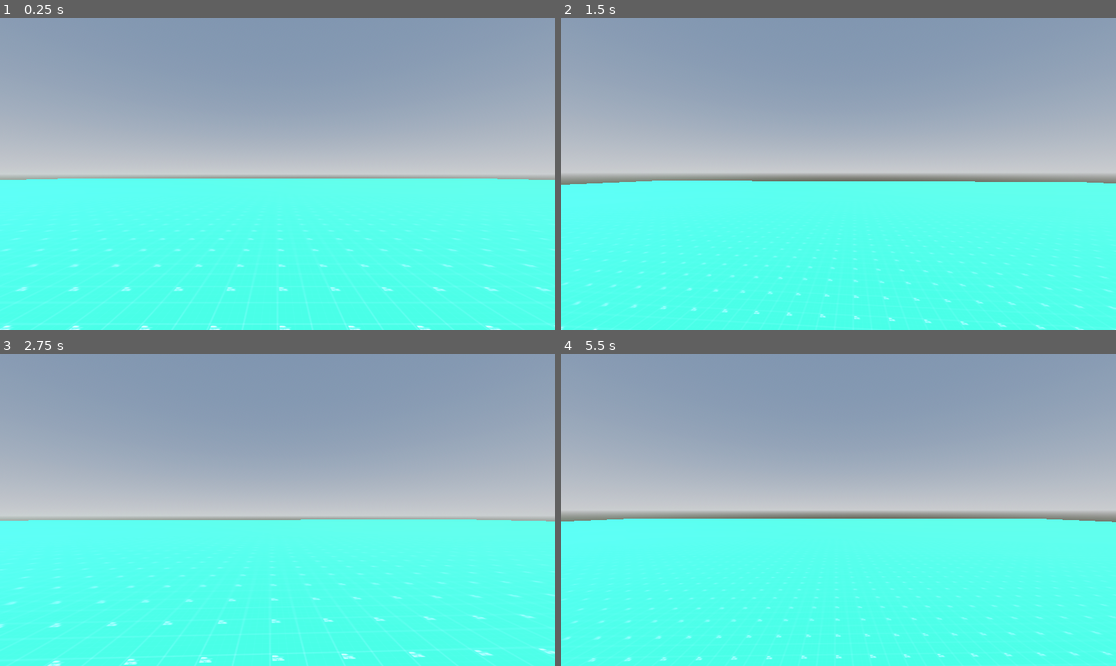
Above: before the commit, frames 1-4 (two rows, left to right).
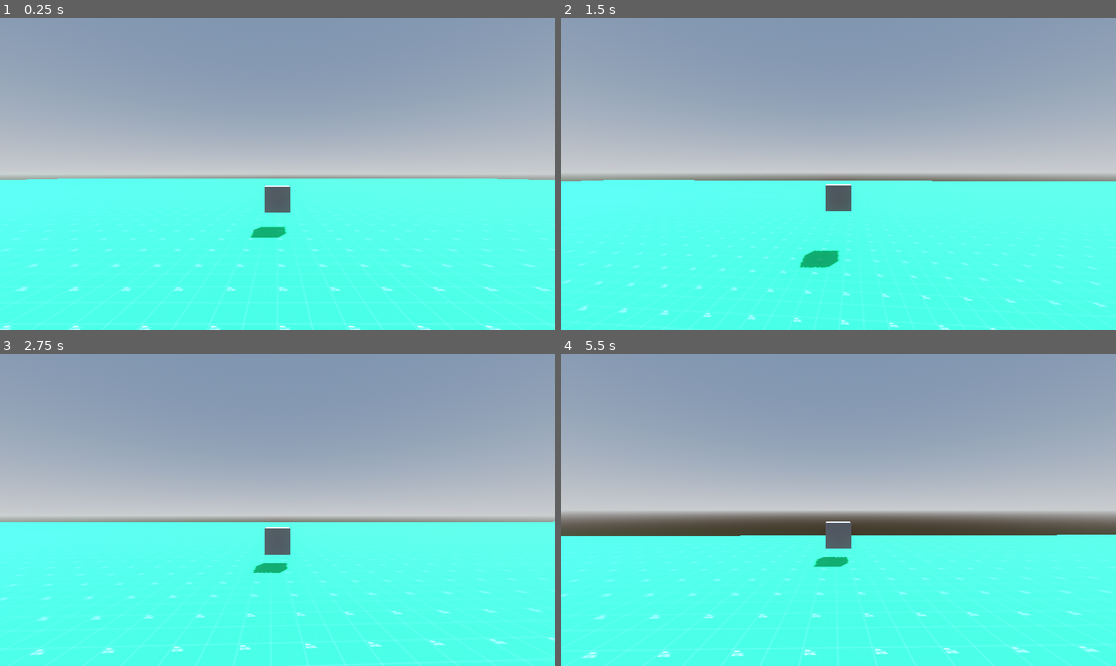
Above: after the commit, the same moments.

Repository: vivithequeen/sinandsteel
Game: Godot game, scene res://scenes/main/main.tscn
The game is run twice, just before and just after one commit, with the same random seed, the same clock (stepped at 60 frames per second) and the same inputs. Before the commit the project has no main scene; this scene is started directly in both runs.
Inputs (mouse positions are in pixels of both pictures, inside the frame that each line leads up to):
- Up to frame 1 (0.25 s): no input
- Up to frame 2 (1.5 s): tap Enter (ui_accept) at 0.5, 0.77 s; move the mouse to (866, 174) at 0.52 s; hold W (up, bound only after the commit) from 0.53 s (still down); tap Shift (shift, bound only after the commit) at 0.6, 1.35 s; move the mouse to (810, 174) at 1.27 s
- Up to frame 3 (2.75 s): keep holding W (up, bound only after the commit); tap Enter (ui_accept) at 1.52 s; move the mouse to (288, 503) at 2.02 s; tap Shift (shift, bound only after the commit) at 2.1 s
- Up to frame 4 (5.5 s): keep holding W (up, bound only after the commit); move the mouse to (832, 516) at 2.77 s; tap Shift (shift, bound only after the commit) every 0.75 s from 2.85 to 5.1 s; tap Enter (ui_accept) at 3.02, 3.77, 4.52 s; move the mouse to (877, 513) at 3.52 s; move the mouse to (794, 506) at 4.27 s; move the mouse to (844, 510) at 5.02 s

The runs differ from the first frame. In frame 1, 0.6% of the frame differs, in the area x 45-53%, y 53-71%; in frame 2, 2.2%; in frame 3, 2.7%; in frame 4, 7.0%, in the area x 0-100%, y 52-100%.

Commit message:
DASHING ALMOST WORKING

Diff:
--- a/player/player.gd
+++ b/player/player.gd
@@ -5,10 +5,11 @@
 const MAXSPEED = 8.0;
 const JUMP_VELOCITY = 7
 const LOOK_SENSE := 0.0025;
+var dashLocation : Vector3
+var isDashing : bool = false;
+var dashSpeed : float = 30
+@onready var camera : Camera3D = $Camera3D
 
-var isDashing : bool;
-
-@onready var camera : Camera3D = $Camera3D
 
 func _ready():
 	Input.set_mouse_mode(Input.MOUSE_MODE_CAPTURED)
@@ -33,13 +34,15 @@
 		velocity.x = move_toward(velocity.x, 0, SPEED)
 		velocity.z = move_toward(velocity.z, 0, SPEED)
 	if(isDashing):
-		if (velocity * Vector3(1,0,1) == Vector3.ZERO):
+		global_position = lerp(global_position,dashLocation,delta*dashSpeed)
+		if is_equal_approx(global_position.x, dashLocation.x) && is_equal_approx(global_position.z, dashLocation.z):
 			isDashing = false;
+
 	if(Input.is_action_just_pressed("shift")):
 		isDashing = true;
-		var tempImpuse : Vector2 = (input_dir.normalized()*100).rotated(-rotation.y);
-		velocity.x=tempImpuse.x;
-		velocity.z=tempImpuse.y;
+		dashLocation = $dashLocation.global_position
+
+
 	move_and_slide()
 
 
--- a/player/player.tscn
+++ b/player/player.tscn
@@ -1,12 +1,20 @@
-[gd_scene load_steps=3 format=3 uid="uid://bpscq30546s0b"]
+[gd_scene load_steps=4 format=3 uid="uid://bpscq30546s0b"]
 
 [ext_resource type="Script" uid="uid://bgrtle34v1pvj" path="res://player/player.gd" id="1_oul6g"]
+
+[sub_resource type="BoxMesh" id="BoxMesh_oul6g"]
 
 [sub_resource type="CapsuleShape3D" id="CapsuleShape3D_rkbax"]
 
 [node name="Player" type="CharacterBody3D"]
 script = ExtResource("1_oul6g")
 
+[node name="dashLocation" type="Node3D" parent="."]
+transform = Transform3D(1, 0, 0, 0, 1, 0, 0, 0, 1, 0, 0, -8.34281)
+
+[node name="MeshInstance3D" type="MeshInstance3D" parent="dashLocation"]
+mesh = SubResource("BoxMesh_oul6g")
+
 [node name="CollisionShape3D" type="CollisionShape3D" parent="."]
 shape = SubResource("CapsuleShape3D_rkbax")
 
--- a/project.godot
+++ b/project.godot
@@ -11,5 +11,34 @@
 [application]
 
 config/name="sinandsteel"
+run/main_scene="uid://b8bf5o2tt487b"
 config/features=PackedStringArray("4.4", "Forward Plus")
 config/icon="res://icon.svg"
+
+[input]
+
+left={
+"deadzone": 0.2,
+"events": [Object(InputEventKey,"resource_local_to_scene":false,"resource_name":"","device":-1,"window_id":0,"alt_pressed":false,"shift_pressed":false,"ctrl_pressed":false,"meta_pressed":false,"pressed":false,"keycode":0,"physical_keycode":65,"key_label":0,"unicode":97,"location":0,"echo":false,"script":null)
+]
+}
+right={
+"deadzone": 0.2,
+"events": [Object(InputEventKey,"resource_local_to_scene":false,"resource_name":"","device":-1,"window_id":0,"alt_pressed":false,"shift_pressed":false,"ctrl_pressed":false,"meta_pressed":false,"pressed":false,"keycode":0,"physical_keycode":68,"key_label":0,"unicode":100,"location":0,"echo":false,"script":null)
+]
+}
+up={
+"deadzone": 0.2,
+"events": [Object(InputEventKey,"resource_local_to_scene":false,"resource_name":"","device":-1,"window_id":0,"alt_pressed":false,"shift_pressed":false,"ctrl_pressed":false,"meta_pressed":false,"pressed":false,"keycode":0,"physical_keycode":87,"key_label":0,"unicode":119,"location":0,"echo":false,"script":null)
+]
+}
+down={
+"deadzone": 0.2,
+"events": [Object(InputEventKey,"resource_local_to_scene":false,"resource_name":"","device":-1,"window_id":0,"alt_pressed":false,"shift_pressed":false,"ctrl_pressed":false,"meta_pressed":false,"pressed":false,"keycode":0,"physical_keycode":83,"key_label":0,"unicode":115,"location":0,"echo":false,"script":null)
+]
+}
+shift={
+"deadzone": 0.2,
+"events": [Object(InputEventKey,"resource_local_to_scene":false,"resource_name":"","device":-1,"window_id":0,"alt_pressed":false,"shift_pressed":false,"ctrl_pressed":false,"meta_pressed":false,"pressed":false,"keycode":0,"physical_keycode":4194325,"key_label":0,"unicode":0,"location":0,"echo":false,"script":null)
+]
+}
